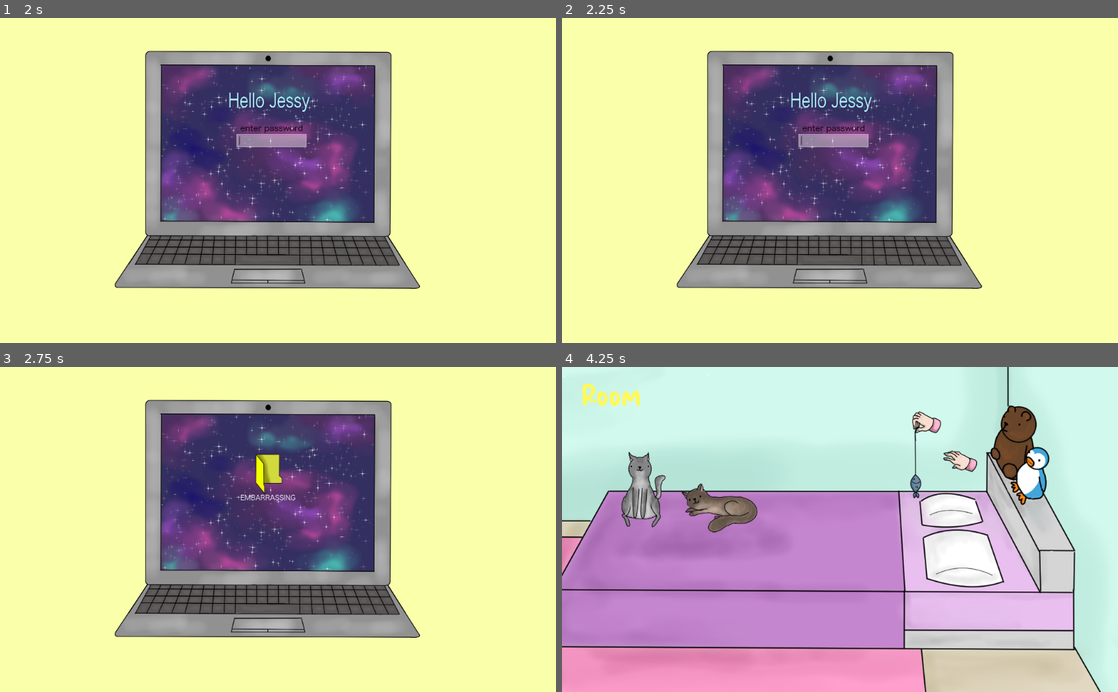
Above: before the commit, frames 1-4 (two rows, left to right).
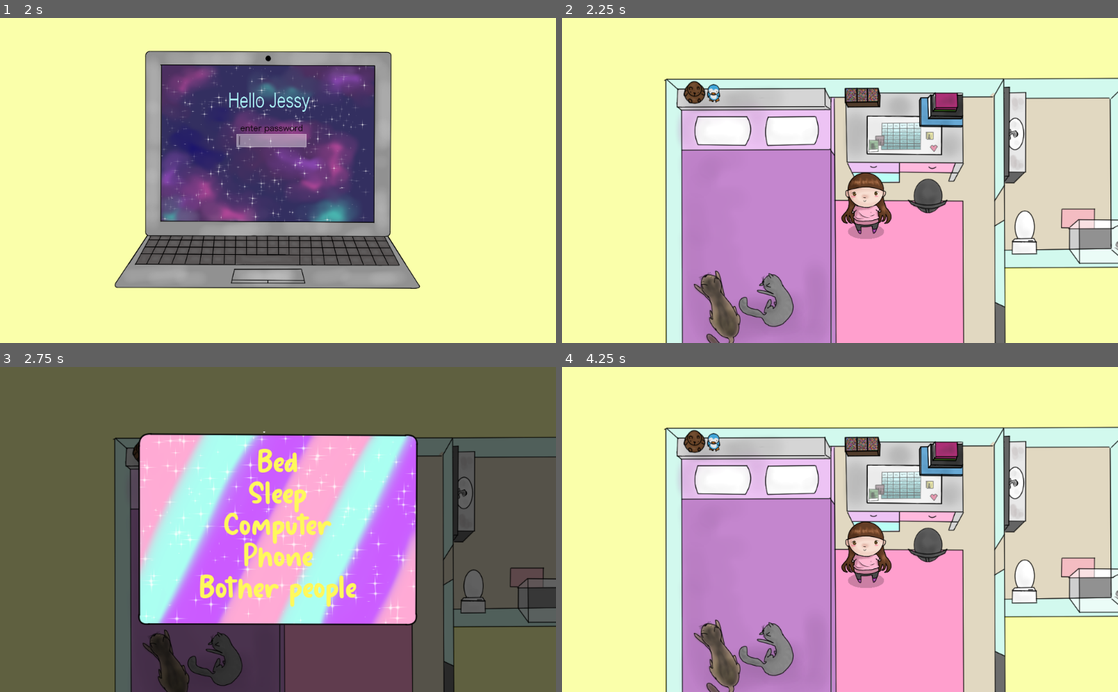
Above: after the commit, the same moments.

Repository: A-Walrus/Jessy
Game: Godot game, scene res://Scenes/World.tscn
The game is run twice, just before and just after one commit, with the same random seed, the same clock (stepped at 60 frames per second) and the same inputs.
Inputs (mouse positions are in pixels of both pictures, inside the frame that each line leads up to):
- Up to frame 1 (2 s): tap Enter (ui_accept) at 0.5, 0.77, 0.8, 1.07 s; move the mouse to (194, 187) at 0.52 s; press the mouse at (194, 187) at 0.53 s; release the mouse at (194, 187) at 1.25 s; click "Computer" at 1.25 s
- Up to frame 2 (2.25 s): tap Enter (ui_accept) at 2, 2.1 s; move the mouse to (728, 196) at 2.02 s
- Up to frame 3 (2.75 s): tap Enter (ui_accept) at 2.27, 2.57 s; click (166, 545) at 2.3 s
- Up to frame 4 (4.25 s): click (840, 497) at 2.75 s, where only the run after the commit has a clickable "Sleep"; tap Enter (ui_accept) at 3.5, 3.8 s; move the mouse to (745, 656) at 3.52 s; press the mouse at (745, 656) at 3.53 s

Frame 1 is identical in both runs. In frame 2, 65% of the frame differs, in the area x 18-100%, y 10-100%; in frame 3, 100%, in the area x 0-100%, y 0-100%; in frame 4, 81%.

Commit message:
computer bug fix

Diff:
--- a/Jessy/computer.gd
+++ b/Jessy/computer.gd
@@ -2,8 +2,8 @@
 
 
 func _input(event):
-	if Input.is_action_just_pressed("click") or Input.is_action_just_pressed("click"):
-		if frames.get_frame_count("comp")>(1+frame):
-			frame+=1
-		else:
+	if Input.is_action_just_pressed("ui_accept") or Input.is_action_just_pressed("click"):
+		var a =frame
+		frame+=1
+		if frame==a:
 			get_tree().change_scene("res://Scenes/World.tscn")
